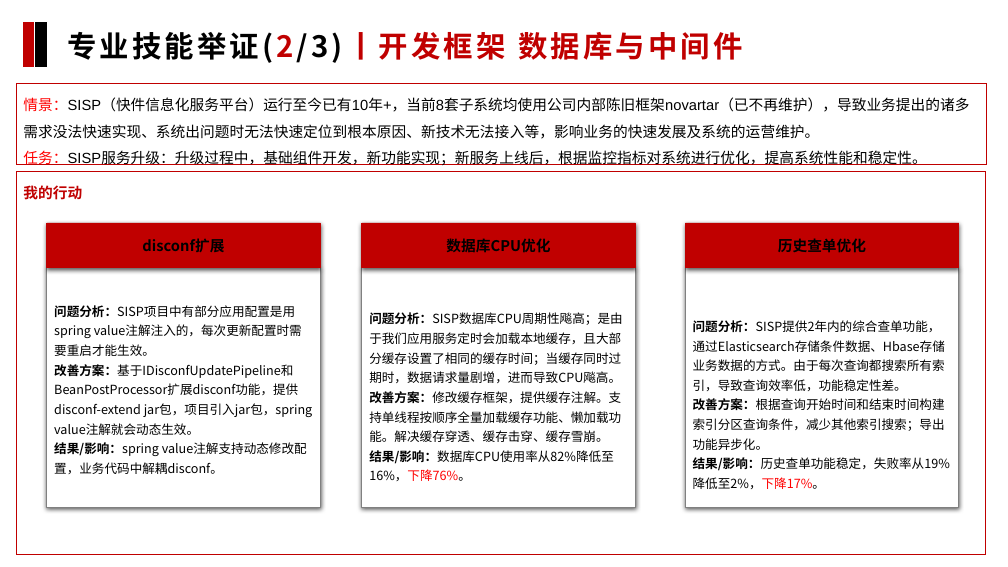
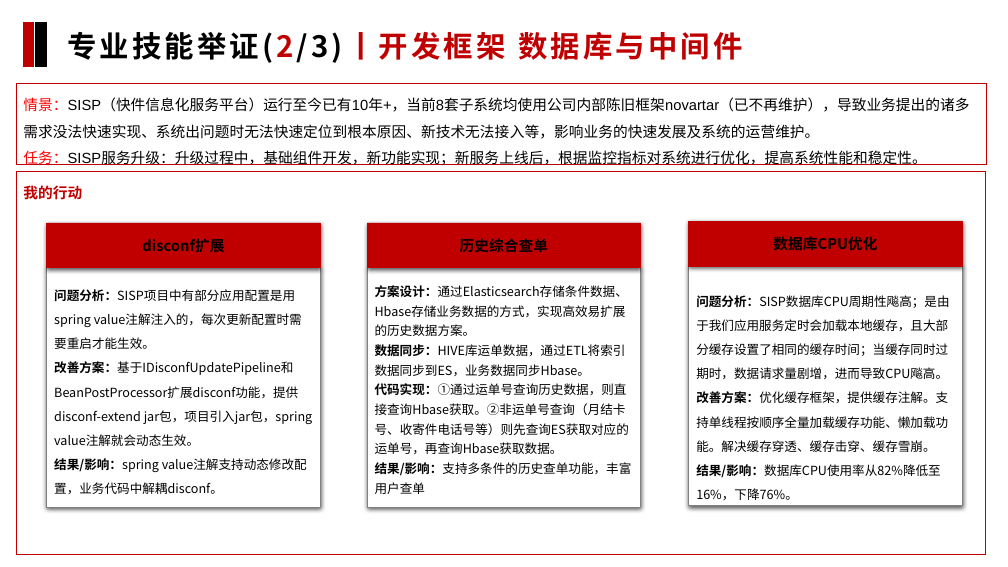
Before and after one commit to johoka/my, a slide deck: slide 7 of 科技专业能力举证模板（后端开发工程师-徐保华-8级）V1.3.pptx. Drawn at 1008x567 pixels with LibreOffice and Linux fonts; fonts in the diff are those of the drawing. Boxes give left, top, right and bottom in pixels: in the first picture for what was removed or moved away, otherwise in the second. Text is boxed around its words. In the diff, an @@ line names an element or a change of style, - is before the commit and + after.

```diff
--- a/科技专业能力举证模板（后端开发工程师-徐保华-8级）V1.3.pptx
+++ b/科技专业能力举证模板（后端开发工程师-徐保华-8级）V1.3.pptx
@@ rectangle "历史综合查单": place and size @@
-rectangle "历史综合查单" at [686,223,960,268]
+rectangle "历史综合查单" at [368,223,641,268]
@@ text in rectangle at [460,238,548,253]: text changed @@
-历史查单优化
+历史综合查单
@@ rectangle "数据库CPU优化": place and size @@
-rectangle "数据库CPU优化" at [362,223,636,268]
+rectangle "数据库CPU优化" at [689,222,963,266]
@@ rectangle "问题分析：SISP项目中有部分应用配置是用spring value注解注入的，每次更新配置时需要重启才能生效。" at [47,268,321,507]: line spacing 1.3 to 1.6 @@
@@ rectangle "方案设计：通过Elasticsearch存储条件数据、Hbase存储业务数据的方式，实现高效易扩展的历史数据方案。": place and size @@
-rectangle "方案设计：通过Elasticsearch存储条件数据、Hbase存储业务数据的方式，实现高效易扩展的历史数据方案。" at [685,268,959,507]
+rectangle "方案设计：通过Elasticsearch存储条件数据、Hbase存储业务数据的方式，实现高效易扩展的历史数据方案。" at [368,268,641,507]
@@ rectangle "问题分析：SISP数据库CPU周期性飚高；是由于我们应用服务定时会加载本地缓存，且大部分缓存设置了相同的缓存时间；当缓存 ...": place and size @@
-rectangle "问题分析：SISP数据库CPU周期性飚高；是由于我们应用服务定时会加载本地缓存，且大部分缓存设置了相同的缓存时间；当缓存 ..." at [362,268,636,507]
+rectangle "问题分析：SISP数据库CPU周期性飚高；是由于我们应用服务定时会加载本地缓存，且大部分缓存设置了相同的缓存时间；当缓存 ..." at [689,266,963,506]
@@ text in rectangle at [375,285,632,494]: text changed @@
-问题分析：SISP提供2年内的综合查单功能，通过Elasticsearch存储条件数据、Hbase存储业务数据的方式。由于每次查询都搜索所有索引，导致查询效率低，功能稳定性差。
-改善方案：根据查询开始时间和结束时间构建索引分区查询条件，减少其他索引搜索；导出功能异步化。
-结果/影响：历史查单功能稳定，失败率从19%降低至2%，下降17%。
+方案设计：通过Elasticsearch存储条件数据、Hbase存储业务数据的方式，实现高效易扩展的历史数据方案。
+数据同步：HIVE库运单数据，通过ETL将索引数据同步到ES，业务数据同步Hbase。
+代码实现：①通过运单号查询历史数据，则直接查询Hbase获取。②非运单号查询（月结卡号、收寄件电话号等）则先查询ES获取对应的运单号，再查询Hbase获取数据。
+结果/影响：支持多条件的历史查单功能，丰富用户查单
@@ text in rectangle at [696,295,949,500]: text colour #FF0000 to #000000 in "结果/影响：数据库CPU使用率从82%降低至16%，下降76%。"; line spacing 1.3 to 1.6 @@
@@ text in rectangle at [696,391,948,452]: text changed @@
-改善方案：修改缓存框架，提供缓存注解。支持单线程按顺序全量加载缓存功能、懒加载功能。解决缓存穿透、缓存击穿、缓存雪崩。
+改善方案：优化缓存框架，提供缓存注解。支持单线程按顺序全量加载缓存功能、懒加载功能。解决缓存穿透、缓存击穿、缓存雪崩。
```
Also in this commit, not shown: 3 other slides changed, 1 slide removed.
